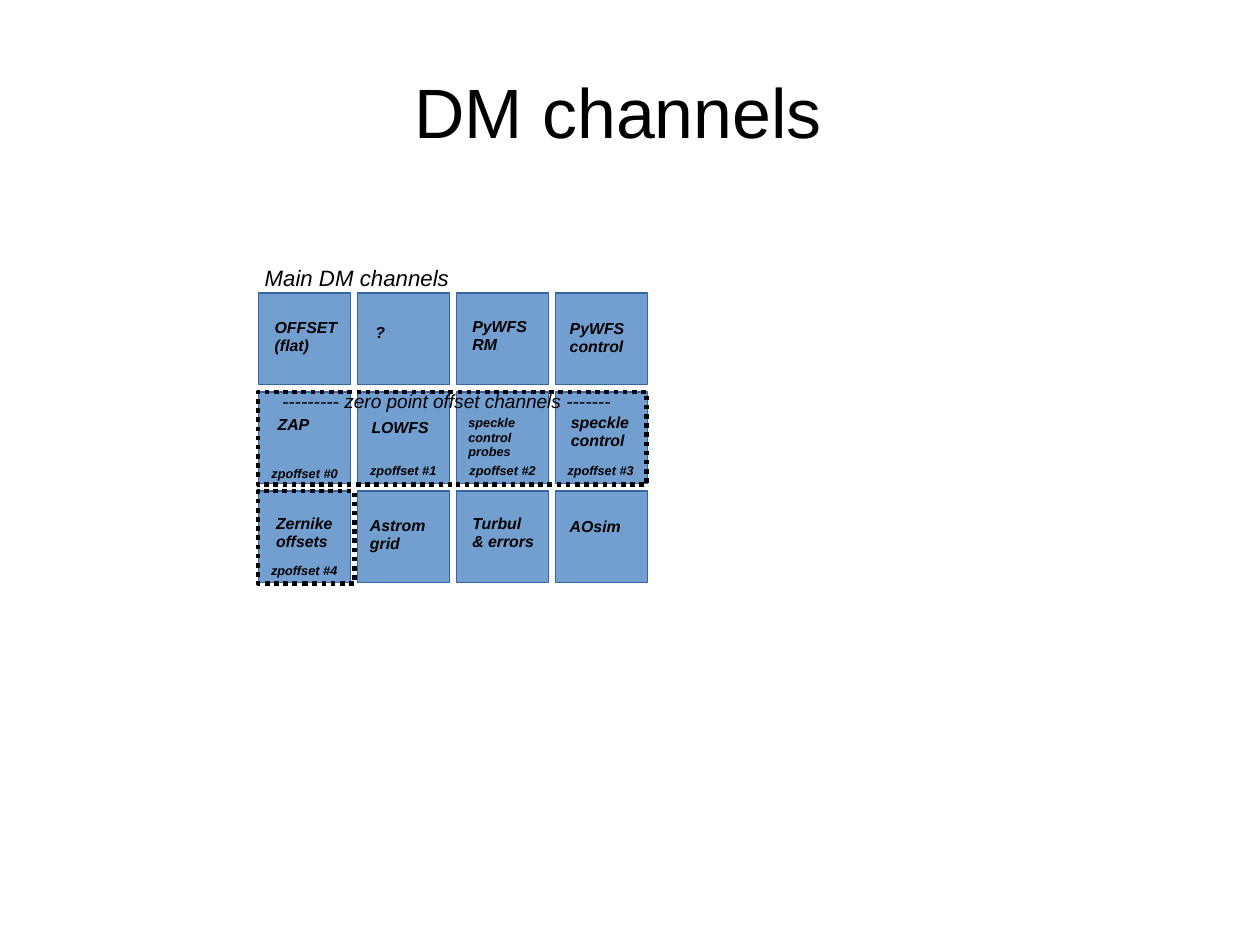
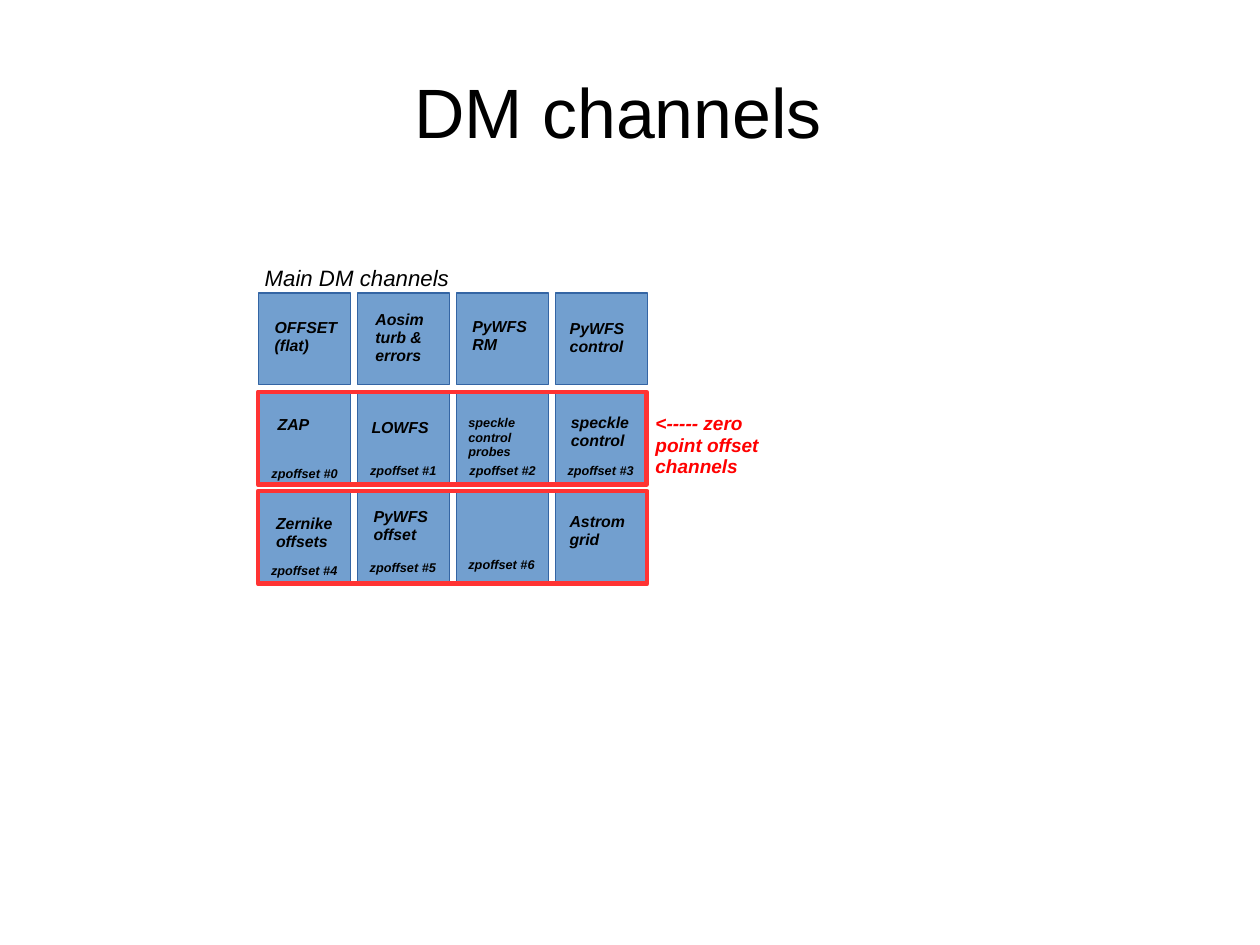
Before and after one commit to oguyon/Cfits, a slide deck: slide 5 of src/AOloopControl/doc/AOloopControl_figs.ppt. Drawn at 1260x945 pixels with LibreOffice and Linux fonts; fonts in the diff are those of the drawing. Boxes give left, top, right and bottom in pixels: in the first picture for what was removed or moved away, otherwise in the second. Text is boxed around its words. In the diff, an @@ line names an element or a change of style, - is before the commit and + after.

```diff
--- a/src/AOloopControl/doc/AOloopControl_figs.ppt
+++ b/src/AOloopControl/doc/AOloopControl_figs.ppt
@@ text removed at bbox=[365, 318, 439, 374] @@
-?
@@ text added at bbox=[375, 313, 423, 361], 10 pt, text #000000, bold, italic @@
+Aosim turb & errors
@@ rectangle at bbox=[258, 392, 647, 485]: outline #000000 2.89 pt dashed to #FF3333 2.89 pt @@
@@ text at bbox=[655, 419, 758, 474]: text changed; text colour #000000 to #FF0000; bold on @@
---------- zero point offset channels -------
+<----- zero
+point offset
+channels
@@ rectangle removed at bbox=[258, 492, 354, 584] @@
@@ rectangle added at bbox=[258, 492, 647, 584], outline #FF3333 2.89 pt @@
@@ text "Astrom grid": place and size @@
-text "Astrom grid" at bbox=[370, 520, 425, 553]
+text "Astrom grid" at bbox=[570, 516, 625, 549]
@@ text added at bbox=[374, 511, 429, 540], 10 pt, text #000000, bold, italic @@
+PyWFS
+offset
@@ text removed at bbox=[472, 517, 534, 547] @@
-Turbul & errors
@@ text removed at bbox=[570, 520, 621, 532] @@
-AOsim
@@ text added at bbox=[370, 563, 436, 575], 8 pt, text #000000, bold, italic @@
+zpoffset #5
@@ text added at bbox=[468, 560, 534, 572], 8 pt, text #000000, bold, italic @@
+zpoffset #6
```
Also in this commit, not shown: 2 other slides changed, 18 other files.
